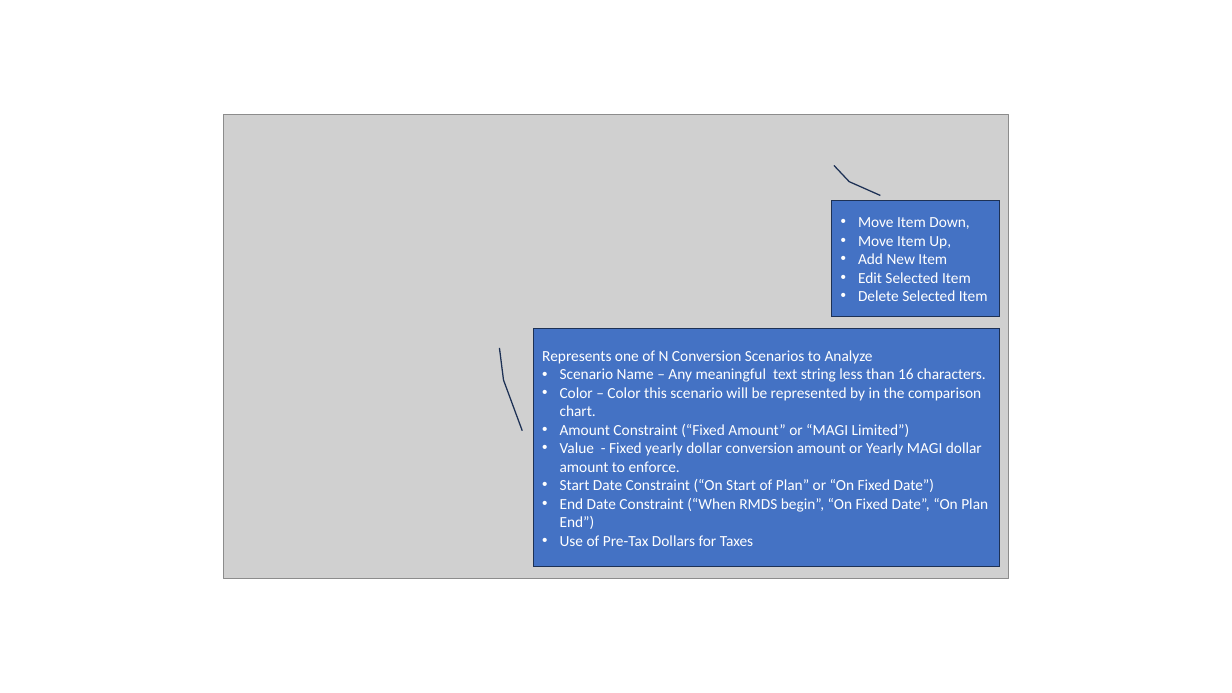
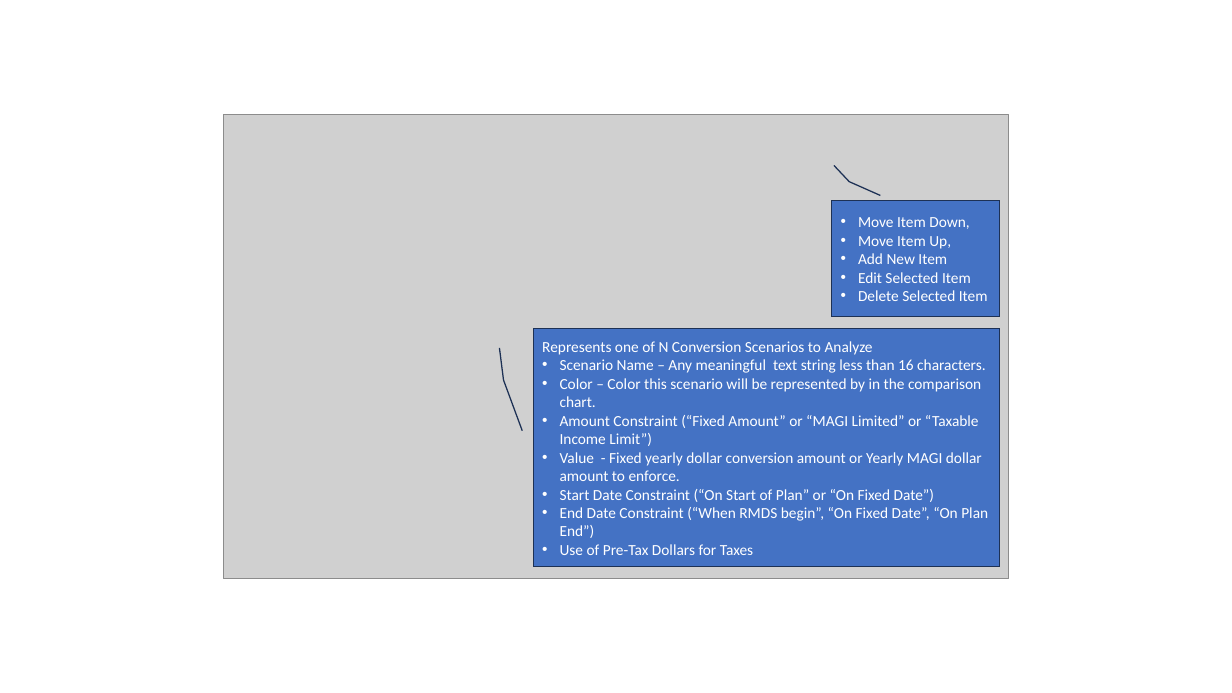
Before and after one commit to bonehead555/roth_analysis, a slide deck: slide 9 of docx/help.pptx. Drawn at 1232x693 pixels with LibreOffice and Linux fonts; fonts in the diff are those of the drawing; grey boxes stand for pictures. Boxes give left, top, right and bottom in pixels: in the first picture for what was removed or moved away, otherwise in the second. Text is boxed around its words. In the diff, an @@ line names an element or a change of style, - is before the commit and + after.

Commit message:
Add Scneario type for "Taxable Income Limit"

```diff
--- a/docx/help.pptx
+++ b/docx/help.pptx
@@ text in border callout at [560, 415, 979, 446]: text changed @@
-• Amount Constraint (“Fixed Amount” or “MAGI Limited”)
+• Amount Constraint (“Fixed Amount” or “MAGI Limited” or “Taxable Income Limit”)
```
Also in this commit, not shown: 6 other files.
